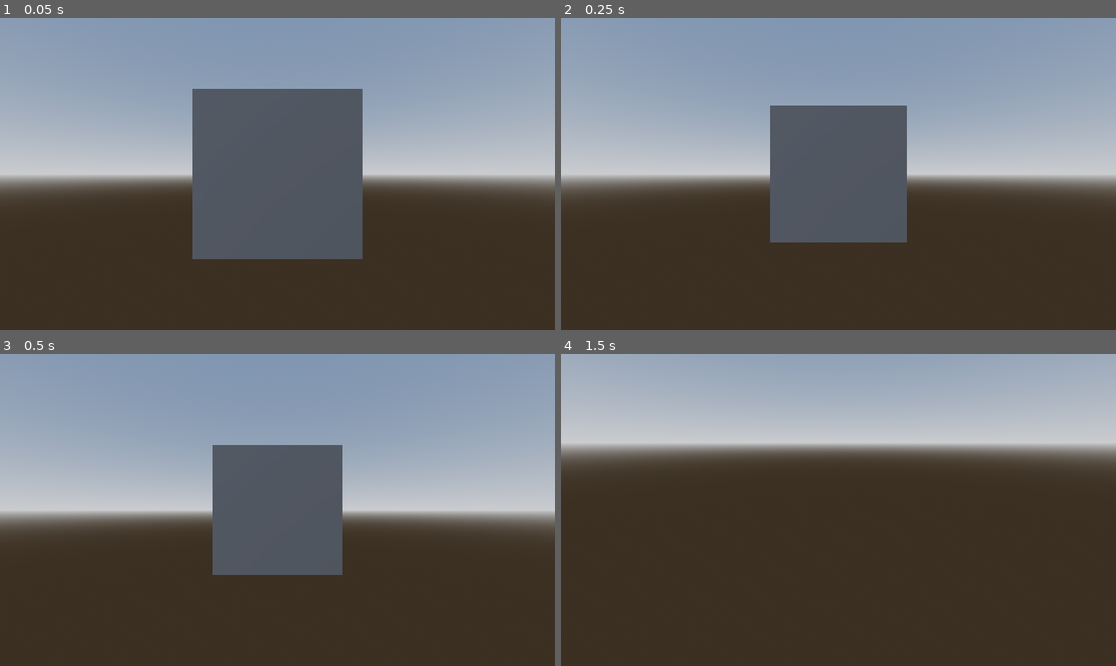
Above: before the commit, frames 1-4 (two rows, left to right).
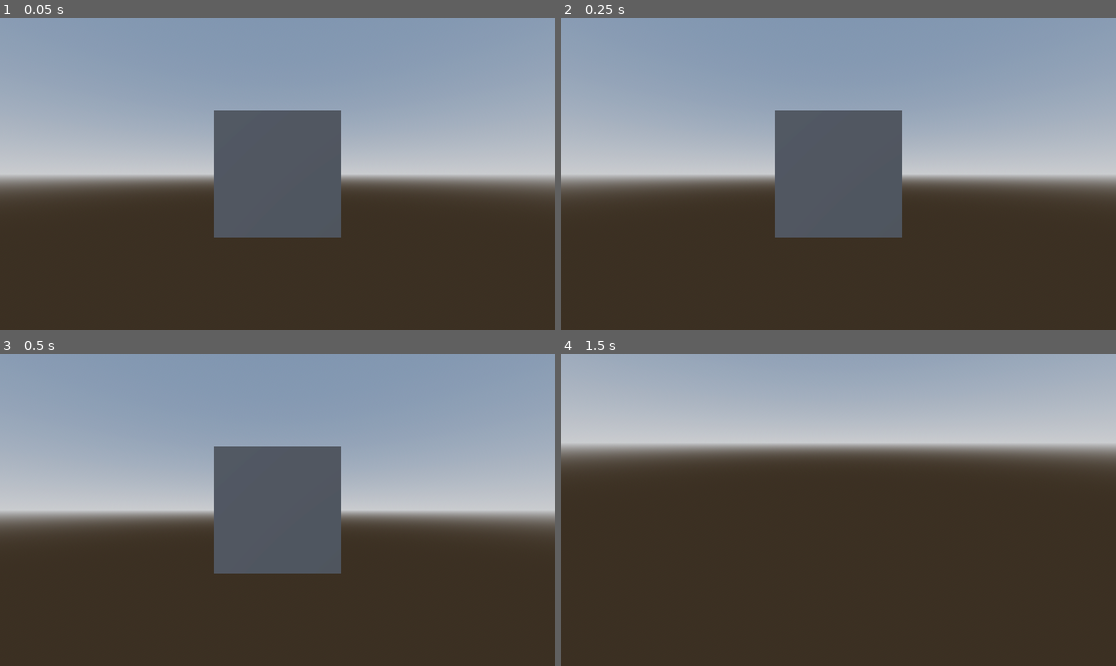
Above: after the commit, the same moments.

Repository: SyntronicZero/freecamtest
Game: Godot game, scene res://scenes/test_scene.tscn
Same seed, same stepped clock (60 frames per second), same inputs: the game is played once before the commit and once after it.
Inputs (mouse positions are in pixels of both pictures, inside the frame that each line leads up to):
- Up to frame 1 (0.05 s): no input
- Up to frame 2 (0.25 s): no input
- Up to frame 3 (0.5 s): no input
- Up to frame 4 (1.5 s): tap Enter at 0.5 s; move the mouse to (960, 494) at 0.52 s; hold D (Right) 0.53-1.28 s; hold Middle mouse button (Middle_Mouse) 0.53-1.28 s; tap Space at 1.25 s; move the mouse to (727, 525) at 1.27 s; hold S (Backward) from 1.28 s (still down); tap Mouse wheel down (Mouse_Down) at 1.35 s

The runs differ from the first frame. In frame 1, 7.3% of the frame differs, in the area x 34-66%, y 22-78%; in frame 2, 1.5%; in frame 3, 0.4%; in frame 4, nothing differs.

Commit message:
Added README file

Diff:
--- a/camera/free_cam.tscn
+++ b/camera/free_cam.tscn
@@ -11,8 +11,10 @@
 [node name="CameraRotationX" type="Node3D" parent="CameraRotationY"]
 
 [node name="CameraLocationZ" type="Marker3D" parent="CameraRotationY/CameraRotationX"]
+transform = Transform3D(1, 0, 0, 0, 1, 0, 0, 0, 1, 0, 0, 0.5)
 
 [node name="SmoothCamera" type="Node3D" parent="."]
+transform = Transform3D(1, 0, 0, 0, 1, 0, 0, 0, 1, 0, 0, 0.5)
 script = ExtResource("2_3w2ck")
 follow_target = NodePath("../CameraRotationY/CameraRotationX/CameraLocationZ")
 
--- a/project.godot
+++ b/project.godot
@@ -13,8 +13,12 @@
 config/name="FreeCamTest"
 run/main_scene="uid://qfl0pef3l7bb"
 config/features=PackedStringArray("4.4", "Forward Plus")
-run/max_fps=60
+run/max_fps=120
 config/icon="res://icon.svg"
+
+[display]
+
+window/vsync/vsync_mode=0
 
 [input]
 
Not shown, added: README.md
